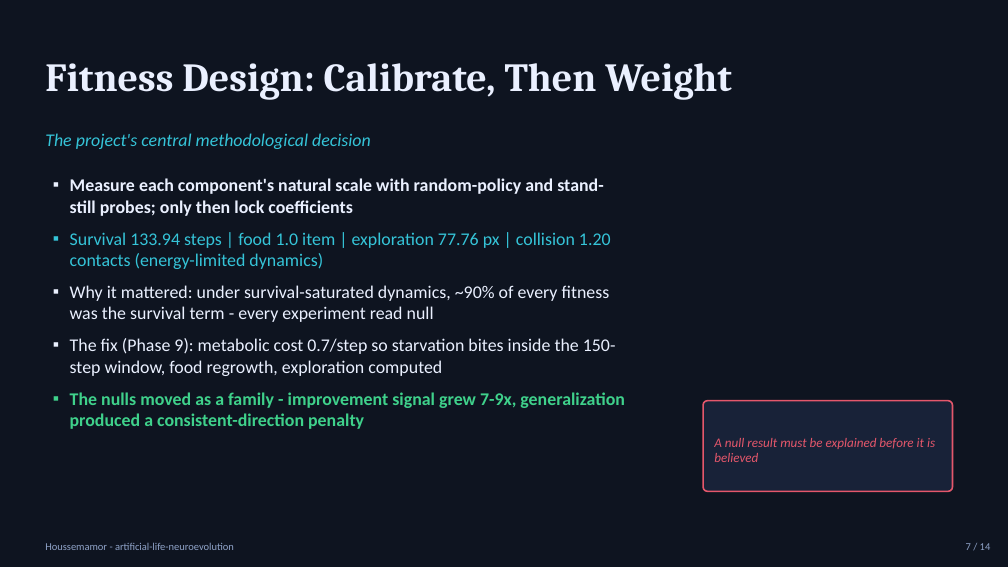
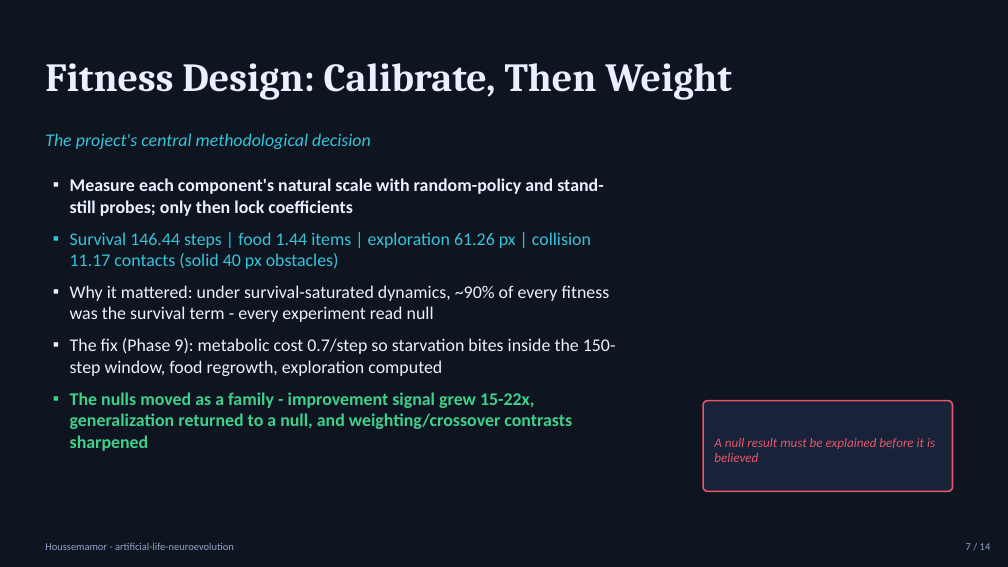
Before and after one commit to Houssemamor/ARTIFICIAL-LIFE-Simulation-Using-Neuroevolution-and-Genetic-Algorithms, a slide deck: slide 7 of docs/presentation_deck.pptx. Drawn at 1008x567 pixels with LibreOffice and Linux fonts; fonts in the diff are those of the drawing. Boxes give left, top, right and bottom in pixels: in the first picture for what was removed or moved away, otherwise in the second. Text is boxed around its words. In the diff, an @@ line names an element or a change of style, - is before the commit and + after.

Commit message:
feat(sim): solidify 40px obstacles and add role-specific coevolution incentives - centralize agent/obstacle geometry and make obstacle sensing, collision separation, rendering, and spawn clearance use the same 40px solid body - recalibrate and regenerate fitness-normalized experiments, showcase, dashboard findings, and presentation artifacts for the new dynamics - add optional prey/predator fitness weight overrides and tune predator weights to reward captures more strongly without changing network topology - fix generalization dashboard takeaway/verdict for non-positive gaps and update docs/tests to reflect regenerated results

```diff
--- a/docs/presentation_deck.pptx
+++ b/docs/presentation_deck.pptx
@@ text at bbox=[70, 232, 591, 269]: text changed @@
-▪ Survival 133.94 steps | food 1.0 item | exploration 77.76 px | collision 1.20 contacts (energy-limited dynamics)
+▪ Survival 146.44 steps | food 1.44 items | exploration 61.26 px | collision 11.17 contacts (solid 40 px obstacles)
@@ text at bbox=[70, 392, 572, 451]: text changed @@
-▪ The nulls moved as a family - improvement signal grew 7-9x, generalization produced a consistent-direction penalty
+▪ The nulls moved as a family - improvement signal grew 15-22x, generalization returned to a null, and weighting/crossover contrasts sharpened
```
Also in this commit, not shown: 9 other slides changed, 47 other files.
